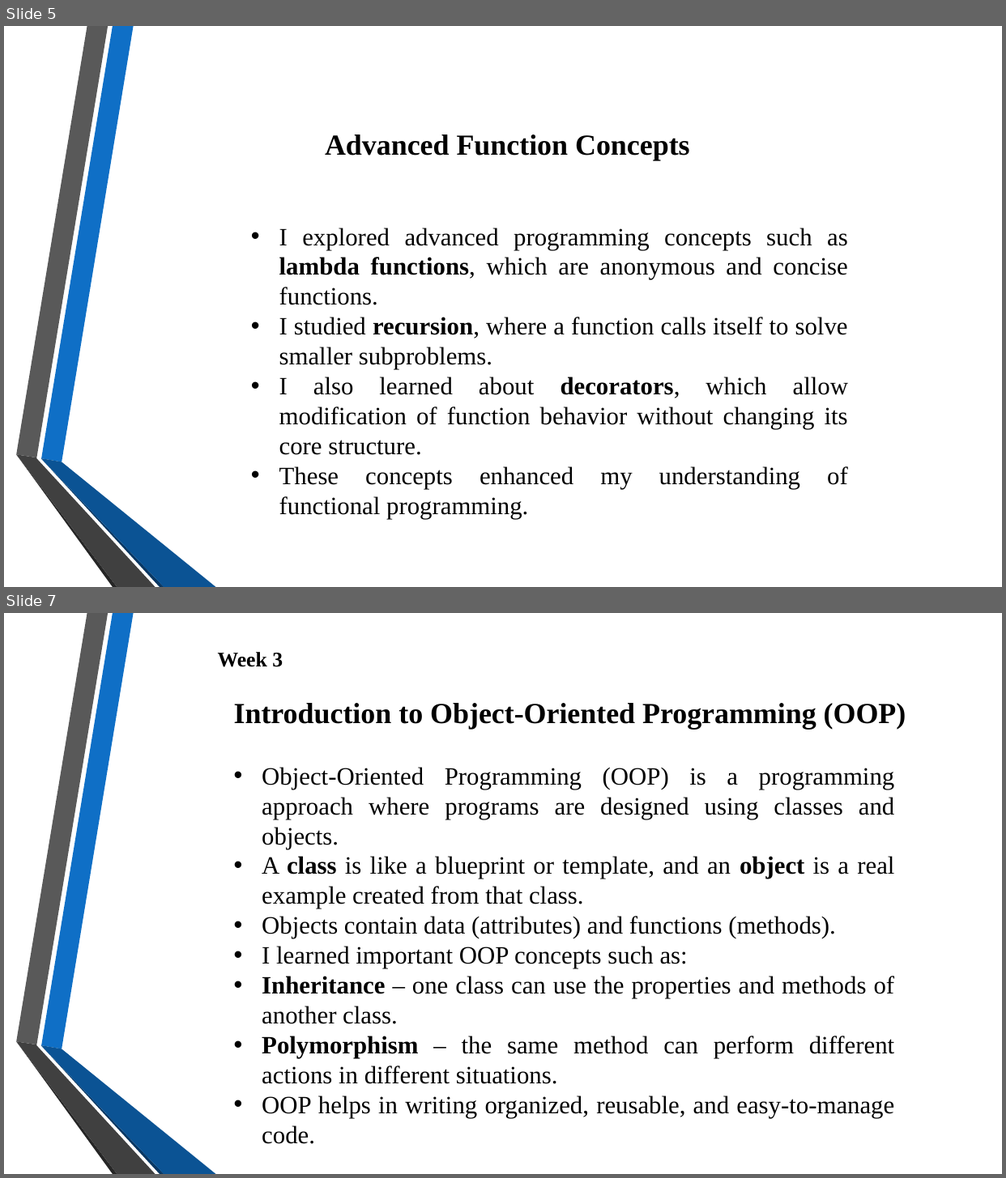
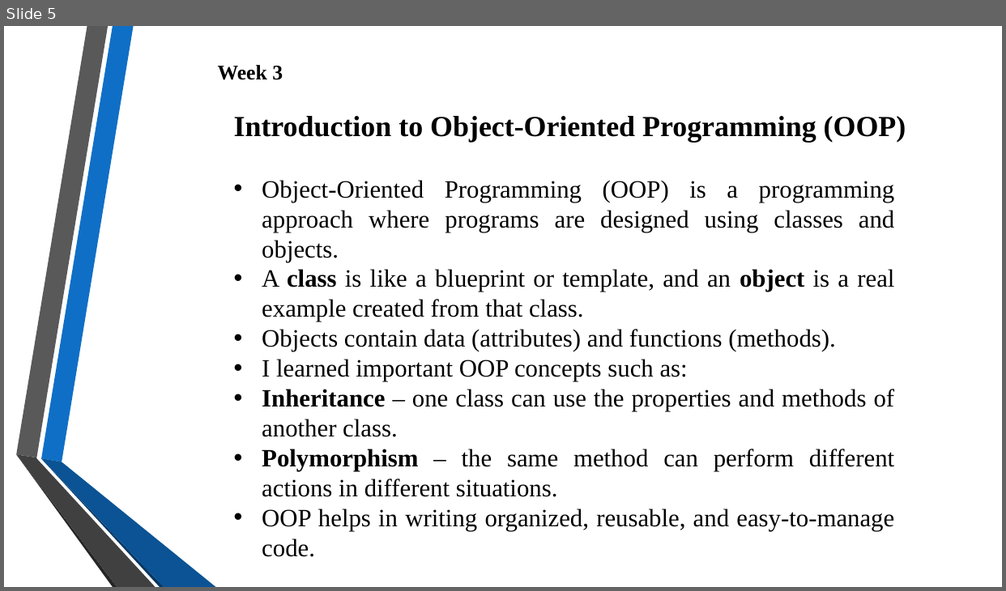
Before and after one commit to VaishnaviJadhav350/intern, a slide deck: Presentation 1 to 8.pptx. Shown one above the other, each under a label of ours: slides 5 and 7 before the commit, slide 5 after it; the slides between them are not shown. The pictures are 1006x1178 and 1006x591 pixels, drawn with LibreOffice and Linux fonts; fonts in the diff are those of the drawing; background and template pictures are left out. Boxes give left, top, right and bottom in pixels: in the first picture for what was removed or moved away, otherwise in the second. Text is boxed around its words. In the diff, an @@ line names an element or a change of style, - is before the commit and + after.

```diff
--- a/Presentation 1 to 8.pptx
+++ b/Presentation 1 to 8.pptx
@@ slide 5 removed at [4, 26, 1002, 587], background picture (left out); not listed: 6 template elements that a slide beside it also shows @@
@@ text removed at [325, 135, 690, 161] @@
-Advanced Function Concepts
@@ text removed at [279, 228, 848, 519] @@
-• I explored advanced programming concepts such as lambda functions, which are anonymous and concise functions.
-• I studied recursion, where a function calls itself to solve smaller subproblems.
-• I also learned about decorators, which allow modification of function behavior without changing its core structure.
-• These concepts enhanced my understanding of functional programming.
@@ what was slide 7 is now slide 5 @@
```
Also in this commit, not shown: 2 slides changed, 13 slides added, 5 other slides removed, 6 other files.
